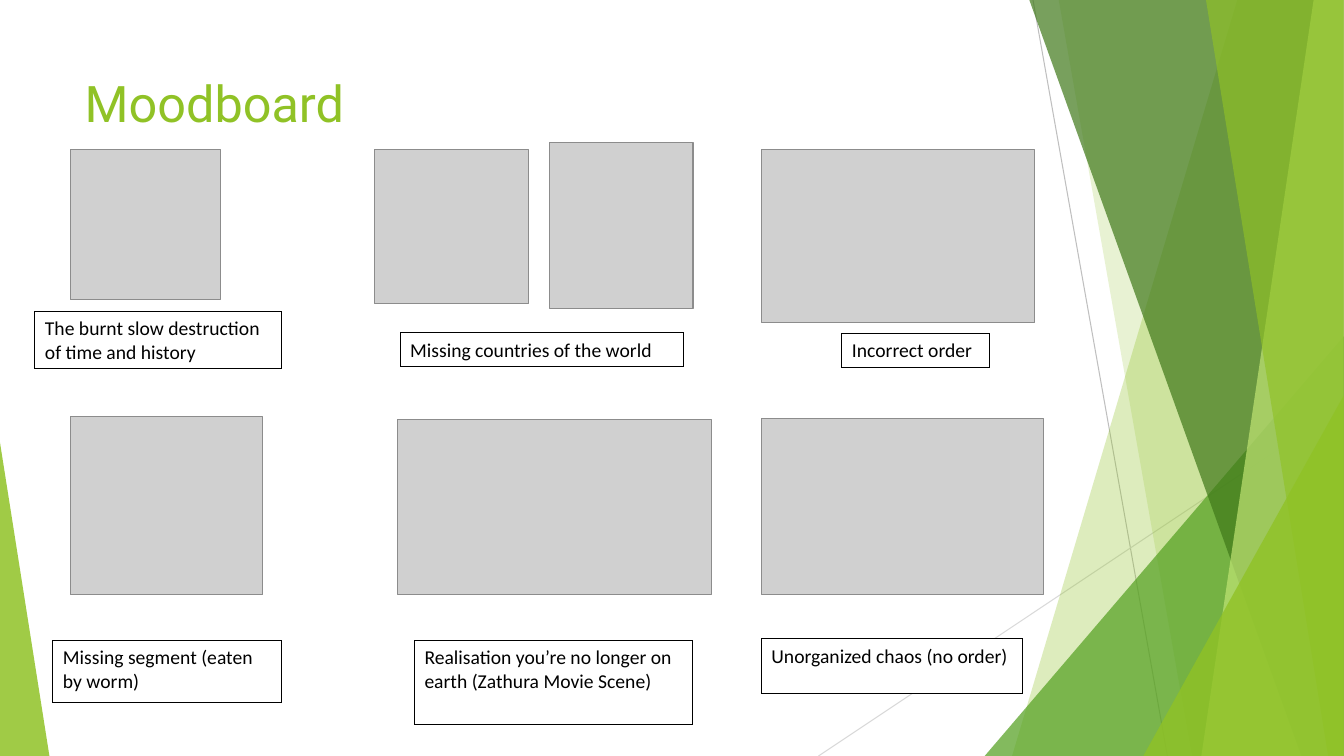
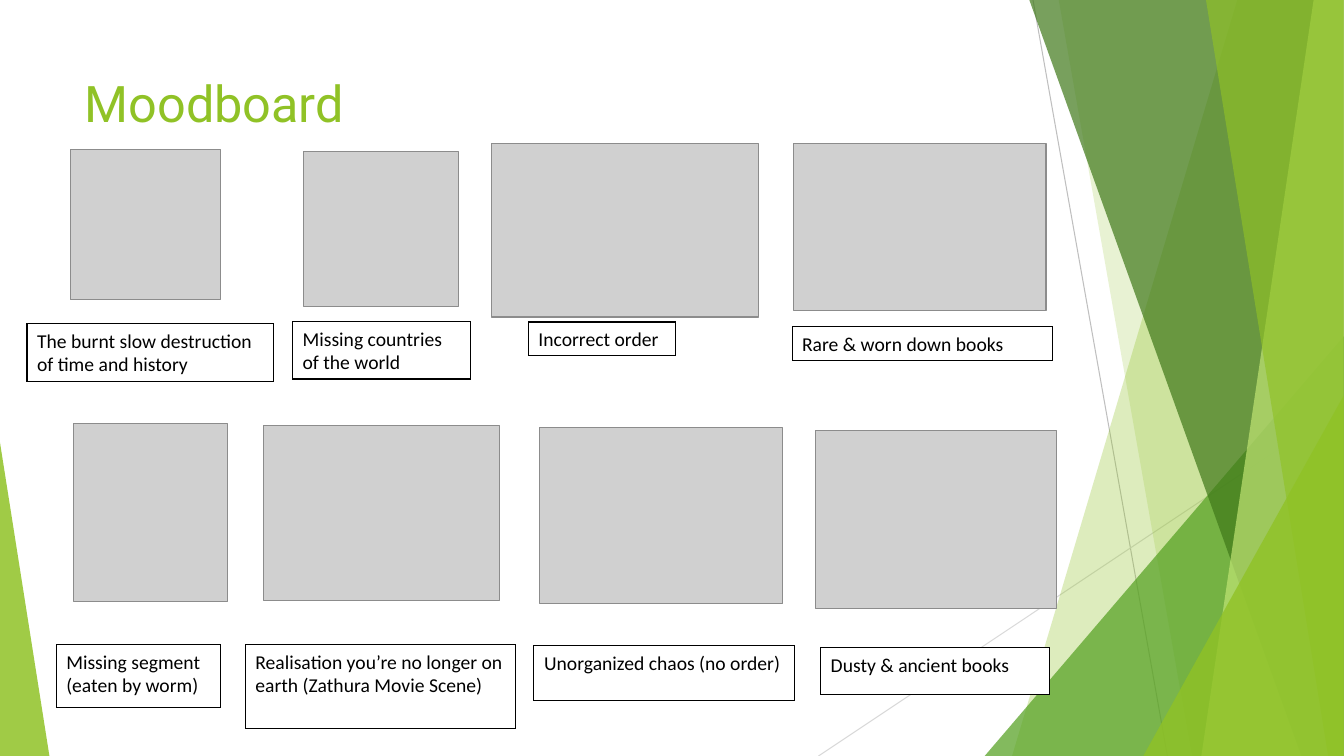
Before and after one commit to UoSGamesGroups/first-semester-l4-5-group-14, a slide deck: slide 6 of Group 14.pptx. Drawn at 1344x756 pixels with LibreOffice and Linux fonts; fonts in the diff are those of the drawing; grey boxes stand for pictures. Boxes give left, top, right and bottom in pixels: in the first picture for what was removed or moved away, otherwise in the second. Text is boxed around its words. In the diff, an @@ line names an element or a change of style, - is before the commit and + after.

Commit message:
Edited Moodboard

```diff
--- a/Group 14.pptx
+++ b/Group 14.pptx
@@ picture resized from (x1=761, y1=149, x2=1035, y2=323) to (x1=492, y1=144, x2=759, y2=318) @@
@@ picture removed at (x1=549, y1=142, x2=693, y2=309) @@
@@ picture added at (x1=793, y1=144, x2=1047, y2=311) @@
@@ picture moved from (x1=374, y1=149, x2=528, y2=303) to (x1=303, y1=152, x2=458, y2=307) @@
@@ rectangle "The burnt slow destruction of ..." moved from (x1=35, y1=312, x2=281, y2=369) to (x1=27, y1=324, x2=273, y2=381) @@
@@ rectangle "Missing countries of the world" resized from (x1=400, y1=333, x2=685, y2=367) to (x1=292, y1=322, x2=470, y2=379) @@
@@ rectangle "Incorrect order" moved from (x1=842, y1=334, x2=989, y2=368) to (x1=528, y1=322, x2=676, y2=356) @@
@@ rectangle added at (x1=792, y1=327, x2=1054, y2=361), fill #FFFFFF, outline #000000 0.75 pt, 14 pt, text #000000 @@
+Rare & worn down books
@@ picture resized from (x1=71, y1=417, x2=263, y2=596) to (x1=74, y1=423, x2=227, y2=602) @@
@@ picture resized from (x1=398, y1=419, x2=712, y2=595) to (x1=263, y1=425, x2=499, y2=601) @@
@@ picture resized from (x1=761, y1=419, x2=1044, y2=595) to (x1=540, y1=427, x2=783, y2=603) @@
@@ picture added at (x1=816, y1=431, x2=1058, y2=609) @@
@@ rectangle "Missing segment (eaten by worm)" resized from (x1=52, y1=640, x2=281, y2=703) to (x1=56, y1=644, x2=221, y2=707) @@
@@ rectangle "Realisation you’re no longer on ..." resized from (x1=414, y1=640, x2=693, y2=725) to (x1=245, y1=644, x2=515, y2=729) @@
@@ rectangle "Unorganized chaos (no order)" moved from (x1=761, y1=639, x2=1022, y2=694) to (x1=534, y1=646, x2=795, y2=701) @@
@@ rectangle added at (x1=821, y1=648, x2=1050, y2=695), fill #FFFFFF, outline #000000 0.75 pt, 14 pt, text #000000 @@
+Dusty & ancient books
```
